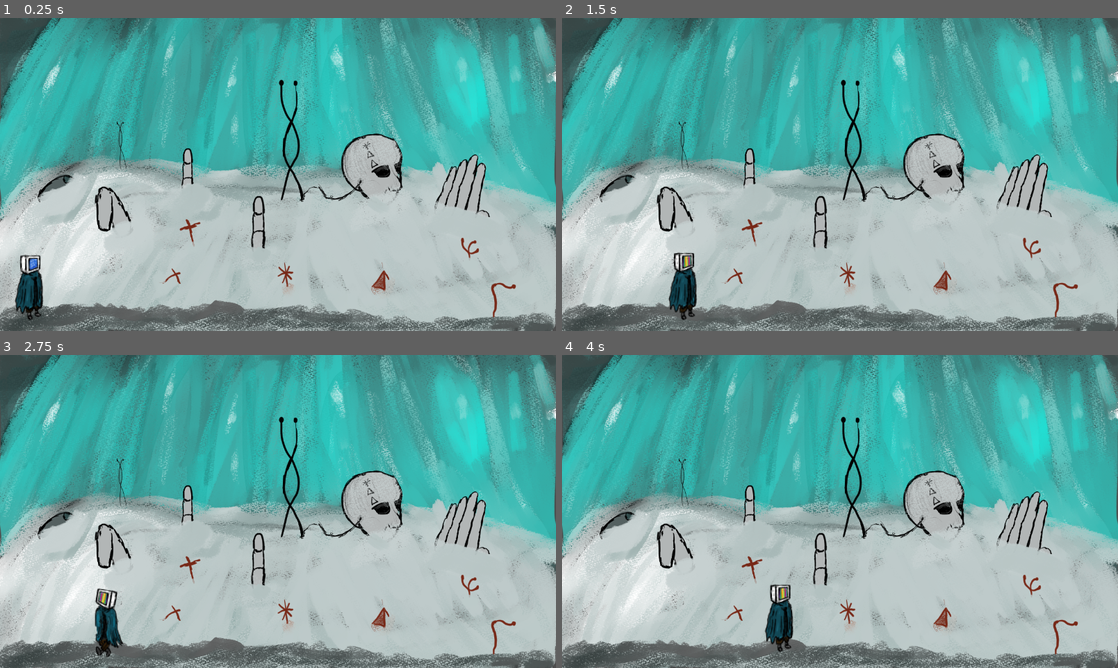
Above: before the commit, frames 1-4 (two rows, left to right).
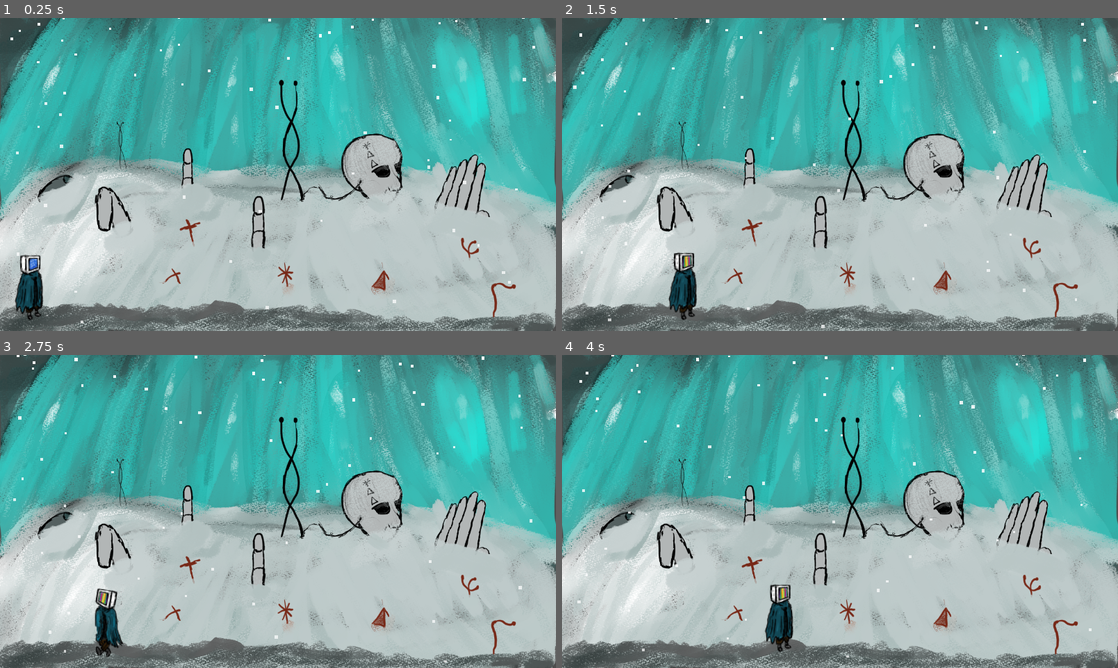
Above: after the commit, the same moments.

Repository: rainy-day-game/Project-Freeze
Game: Godot game, scene res://Rooms/room_1.tscn
The game is run twice, just before and just after one commit, with the same random seed, the same clock (stepped at 60 frames per second) and the same inputs. This scene is started directly instead of the project's main scene.
Inputs:
- Up to frame 1 (0.25 s): no input
- Up to frame 2 (1.5 s): tap Enter (ui_accept) at 0.5, 0.77 s; hold Right (ui_right) from 0.53 s (still down)
- Up to frame 3 (2.75 s): tap Enter (ui_accept) at 1.52 s; release Right (ui_right) at 2.03 s; hold Left (ui_left) from 2.03 s (still down)
- Up to frame 4 (4 s): release Left (ui_left) at 2.78 s; hold Right (ui_right) from 2.78 s (still down); tap Enter (ui_accept) at 3.02, 3.77 s

The runs differ from the first frame. In frame 1, 0.2% of the frame differs, in the area x 1-97%, y 0-98%; in frame 2, 0.2%; in frame 3, 0.2%; in frame 4, 0.2%.

Commit message:
testing out new snow

Diff:
--- a/Rooms/room_1.tscn
+++ b/Rooms/room_1.tscn
@@ -1,15 +1,16 @@
-[gd_scene load_steps=13 format=3 uid="uid://dy87mx71j0ikl"]
+[gd_scene load_steps=14 format=3 uid="uid://dy87mx71j0ikl"]
 
 [ext_resource type="PackedScene" uid="uid://b1qu8xsjui7ah" path="res://Scene Assets/transition_screen.tscn" id="1_e44gc"]
-[ext_resource type="Texture2D" uid="uid://dta7fbeutng8b" path="res://art assets/Command prompt images/blackscreen_0000.png" id="2_0xbyx"]
-[ext_resource type="Texture2D" uid="uid://wm68p5od4q5o" path="res://art assets/Command prompt images/blackscreen_0001.png" id="3_tctky"]
-[ext_resource type="Texture2D" uid="uid://clu4q4hjexgx7" path="res://art assets/Command prompt images/blackscreen_0002.png" id="4_mbyv2"]
-[ext_resource type="Texture2D" uid="uid://csyg1b5sr23gf" path="res://art assets/Command prompt images/blackscreen_0003.png" id="5_yl2o2"]
-[ext_resource type="Texture2D" uid="uid://jd0jpv2ectdf" path="res://art assets/Command prompt images/blackscreen_0004.png" id="6_1vpd3"]
-[ext_resource type="Texture2D" uid="uid://bnye43k8hu8yn" path="res://art assets/Command prompt images/blackscreen_0005.png" id="7_plpdk"]
-[ext_resource type="Texture2D" uid="uid://chwvufkfjqqyu" path="res://art assets/Command prompt images/blackscreen_0006.png" id="8_osbfr"]
+[ext_resource type="Texture2D" uid="uid://coqd7e2v6a8xc" path="res://art assets/Command prompt images/blackscreen_0000.png" id="2_0xbyx"]
+[ext_resource type="Texture2D" uid="uid://bilov2vqsr4cm" path="res://art assets/Command prompt images/blackscreen_0001.png" id="3_tctky"]
+[ext_resource type="Texture2D" uid="uid://iepchxcu6u1a" path="res://art assets/Command prompt images/blackscreen_0002.png" id="4_mbyv2"]
+[ext_resource type="Texture2D" uid="uid://dx8gw0m24xnj3" path="res://art assets/Command prompt images/blackscreen_0003.png" id="5_yl2o2"]
+[ext_resource type="Texture2D" uid="uid://dqibk55a15xun" path="res://art assets/Command prompt images/blackscreen_0004.png" id="6_1vpd3"]
+[ext_resource type="Texture2D" uid="uid://ciurvavlnhetc" path="res://art assets/Command prompt images/blackscreen_0005.png" id="7_plpdk"]
+[ext_resource type="Texture2D" uid="uid://ccuotnrxff3dw" path="res://art assets/Command prompt images/blackscreen_0006.png" id="8_osbfr"]
+[ext_resource type="PackedScene" uid="uid://dpv01x6bshd0m" path="res://Scene Assets/Snow_Test.tscn" id="9_g66en"]
 [ext_resource type="PackedScene" uid="uid://b3rcve8ampq0s" path="res://Scene Assets/Player.tscn" id="9_w8ymp"]
-[ext_resource type="Texture2D" uid="uid://yrpmbwkvax6q" path="res://art assets/rooms/test area/Back Ground_0000.png" id="10_d7gps"]
+[ext_resource type="Texture2D" uid="uid://idxfedxg73tj" path="res://art assets/rooms/test area/Back Ground_0000.png" id="10_d7gps"]
 [ext_resource type="PackedScene" uid="uid://1ajjnb7ts3if" path="res://Scene Assets/room_transition_trigger.tscn" id="11_i5cay"]
 
 [sub_resource type="SpriteFrames" id="SpriteFrames_bvp71"]
@@ -46,13 +47,17 @@
 [node name="TransitionScreen" parent="." instance=ExtResource("1_e44gc")]
 
 [node name="Command screen" type="AnimatedSprite2D" parent="."]
-position = Vector2(-16, 579)
+position = Vector2(-296, 174)
 sprite_frames = SubResource("SpriteFrames_bvp71")
 animation = &"Black screen"
+autoplay = "Black screen"
 frame_progress = 0.133406
 
 [node name="Camera2D" type="Camera2D" parent="."]
 position = Vector2(577, 325)
+
+[node name="SnowTest" parent="Camera2D" instance=ExtResource("9_g66en")]
+position = Vector2(-8, -328)
 
 [node name="Player" parent="." instance=ExtResource("9_w8ymp")]
 position = Vector2(63, 565)
--- a/Scene Assets/Scripts/Player.gd
+++ b/Scene Assets/Scripts/Player.gd
@@ -13,7 +13,6 @@
 
 
 func _physics_process(delta):
-	print(position)
 	# Add the gravity.
 	if not is_on_floor():
 		velocity.y += gravity * delta
--- a/Scene Assets/Scripts/room_transition.gd
+++ b/Scene Assets/Scripts/room_transition.gd
@@ -19,3 +19,4 @@
 		print("transition")
 		camera.position = next_room.position
 		player.position.x = spawn_point.global_position.x
+		print(camera.get_child(0).preprocess)
--- /dev/null
+++ b/Scene Assets/Snow_Test.tscn
@@ -0,0 +1,19 @@
+[gd_scene load_steps=2 format=3 uid="uid://dpv01x6bshd0m"]
+
+[sub_resource type="Gradient" id="Gradient_6c4al"]
+colors = PackedColorArray(1, 1, 1, 1, 1, 1, 1, 0)
+
+[node name="SnowTest" type="CPUParticles2D"]
+amount = 203
+lifetime = 20.0
+preprocess = 18.18
+emission_shape = 3
+emission_rect_extents = Vector2(550, 1)
+gravity = Vector2(0, 41.185)
+radial_accel_min = -1.0
+radial_accel_max = -1.0
+damping_min = 5.0
+damping_max = 5.0
+scale_amount_min = 4.0
+scale_amount_max = 7.0
+color_ramp = SubResource("Gradient_6c4al")
--- a/Snow.tscn
+++ b/Snow.tscn
@@ -94,7 +94,7 @@
 }],
 "loop": true,
 "name": &"snowfall",
-"speed": 5.0
+"speed": 10.0
 }]
 
 [node name="Snow" type="AnimatedSprite2D"]
@@ -102,4 +102,5 @@
 position = Vector2(-2, 0)
 sprite_frames = SubResource("SpriteFrames_d83cj")
 animation = &"snowfall"
-frame_progress = 0.413263
+autoplay = "snowfall"
+frame_progress = 0.320342
Not shown: 1 places in Rooms/testanimnode.tscn that only renumber resources
Not shown: 1 places in Scene Assets/Player.tscn that only renumber resources
Not shown: 1 places in Snow.tscn that only renumber resources
Not shown: 1 places in Title/title.tscn that only renumber resources
